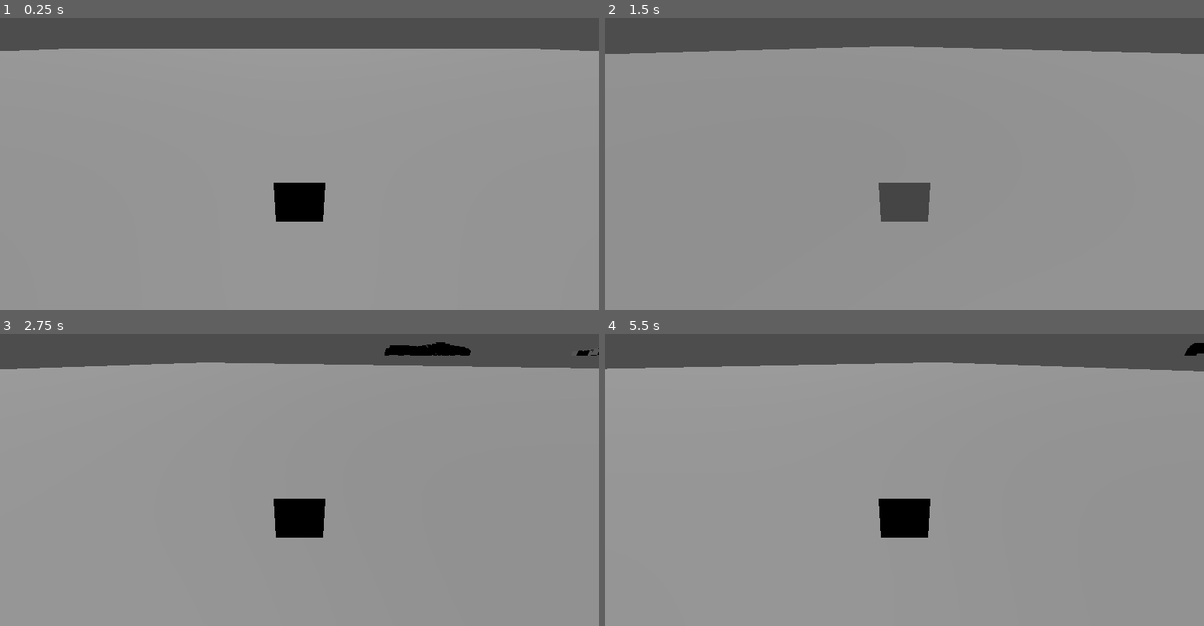
Above: before the commit, frames 1-4 (two rows, left to right).
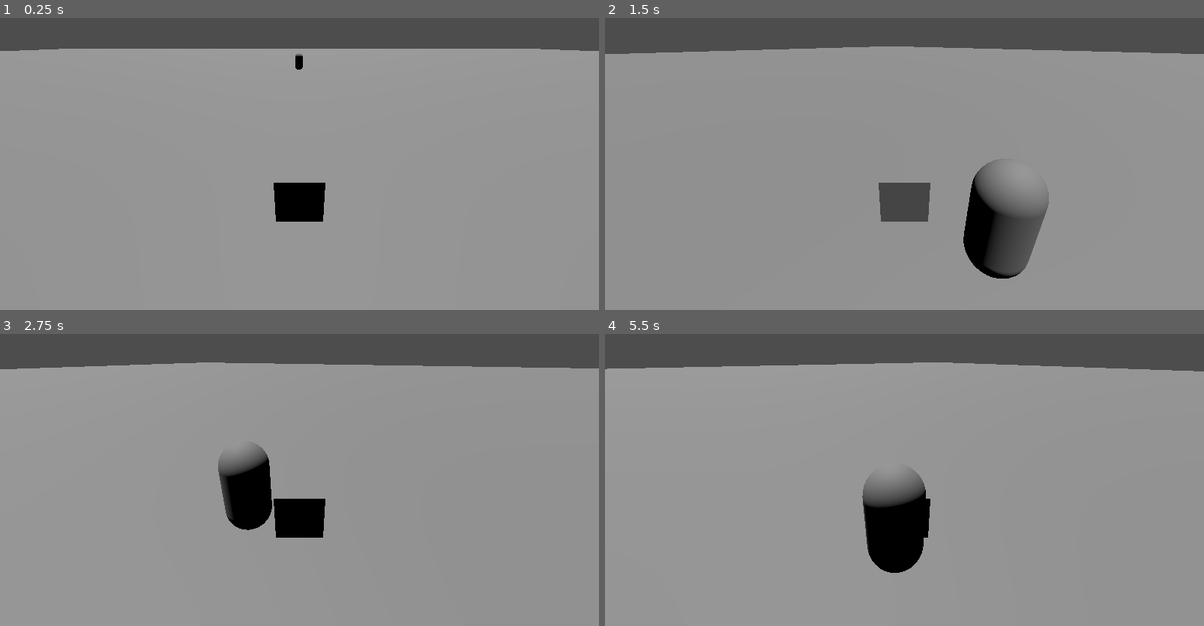
Above: after the commit, the same moments.

Repository: Tchetchouille/GMTK2024
Game: Godot game, scene res://scenes/main.tscn
Same seed, same stepped clock (60 frames per second), same inputs: the game is played once before the commit and once after it. This scene is started directly instead of the project's main scene.
Inputs (mouse positions are in pixels of both pictures, inside the frame that each line leads up to):
- Up to frame 1 (0.25 s): no input
- Up to frame 2 (1.5 s): tap Enter at 0.5 s; move the mouse to (1036, 126) at 0.52 s; hold D (move_right) 0.53-1.28 s; move the mouse to (784, 158) at 1.27 s; hold S (move_back) from 1.28 s (still down)
- Up to frame 3 (2.75 s): tap Space at 2 s; move the mouse to (359, 383) at 2.02 s; release S (move_back) at 2.03 s; hold D (move_right) from 2.03 s (still down)
- Up to frame 4 (5.5 s): move the mouse to (874, 523) at 2.77 s; release D (move_right) at 2.78 s; hold W (move_forward) 2.78-3.53 s; tap Enter at 3.5 s; move the mouse to (1084, 509) at 3.52 s; hold A (move_left) 3.53-5.03 s; move the mouse to (724, 407) at 4.27 s; move the mouse to (934, 456) at 5.02 s; hold S (move_back) from 5.03 s (still down)

The runs differ from the first frame. In frame 1, less than 0.1% of the frame differs, in the area x 49-51%, y 12-18%; in frame 2, 3.6%, in the area x 59-75%, y 48-90%; in frame 3, 2.5%; in frame 4, 2.2%.
Error in both runs: Invalid call. Nonexistent function 'apply_knockback' in base 'CharacterBody3D (character_body_3d.gd)'. (res://scripts/enemy.gd:43)

Commit message:
Fixed weapon not ready

Diff:
--- a/scenes/flo_scene.tscn
+++ b/scenes/flo_scene.tscn
@@ -1,7 +1,9 @@
-[gd_scene load_steps=3 format=3 uid="uid://c7fts27cgd051"]
+[gd_scene load_steps=5 format=3 uid="uid://c7fts27cgd051"]
 
 [ext_resource type="PackedScene" uid="uid://bb5dyhed3iijo" path="res://scenes/terrain.tscn" id="1_1x8q5"]
 [ext_resource type="PackedScene" uid="uid://c4y02kp5q7cfb" path="res://scenes/Character.tscn" id="2_wh3hq"]
+[ext_resource type="PackedScene" uid="uid://c4qxc2r4tnvva" path="res://scenes/weapon.tscn" id="3_3t8cp"]
+[ext_resource type="Resource" uid="uid://beju6naak158i" path="res://resources/mountain.tres" id="4_uanfr"]
 
 [node name="FloScene" type="Node3D"]
 
@@ -11,3 +13,6 @@
 transform = Transform3D(1, 0, 0, 0, 0.451376, 0.892334, 0, -0.892334, 0.451376, 0, 1.13658, 0)
 
 [node name="Body" parent="." instance=ExtResource("2_wh3hq")]
+
+[node name="Weapon" parent="." instance=ExtResource("3_3t8cp")]
+resource = ExtResource("4_uanfr")
--- a/scenes/main.tscn
+++ b/scenes/main.tscn
@@ -13,7 +13,6 @@
 
 [node name="Enemy" parent="." node_paths=PackedStringArray("target") instance=ExtResource("3_7w8k5")]
 transform = Transform3D(1, 0, 0, 0, 1, 0, 0, 0, 1, 0, 0, -30.5314)
-visible = false
 target = NodePath("../Character")
 
 [node name="DirectionalLight3D" type="DirectionalLight3D" parent="."]
--- a/scripts/weapon.gd
+++ b/scripts/weapon.gd
@@ -11,6 +11,7 @@
 		set_resource(value)
 
 func set_resource(res: WeaponResource):
+	await self.ready
 	mesh_instance.mesh = res.model
 
 	# create collision shape from the mesh
